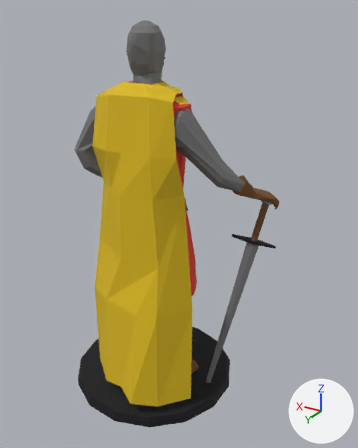
Two versions of the FBX model Unity Project/Assets/Models 3D/Characters/Lluria.FBX, one commit apart.
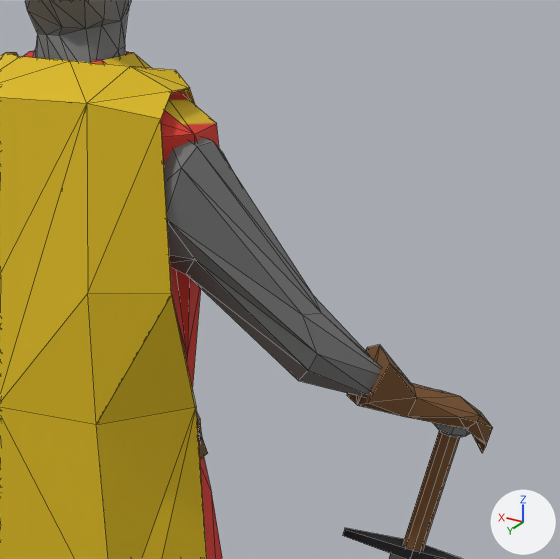
There are two pictures of each version: one whole from a 50 mm lens placed at (-0.619, 0.526, 0.576), pointed at (-0.285, -0.031, 0.297), one close up on the part from 34% to 84% of the width and 14% to 54% of the height. Arrows for +X, +Y and +Z are at lower right; the lights stay in place. The close-ups show mesh edges as thin lines. Where no turn or scale is listed for an object, it has been applied to the vertices. Vertices at the same position are counted once.

The older version as bpy lines, for what is in view:
```python
me_mesh = bpy.data.meshes.new('Mesh')
me_mesh.from_pydata(...)  # 1242 vertices, 1753 faces; spans x -0.179..0.124, y -0.125..0.125, z 0.0..0.536
me_mesh.materials.append(mat_cabolowire_225143087)  # picture img_lluria_jpg
ob_line001 = bpy.data.objects.new('Line001', me_mesh)
ob_line001.location = (-0.2421, -0.0223, 0.0297)
```
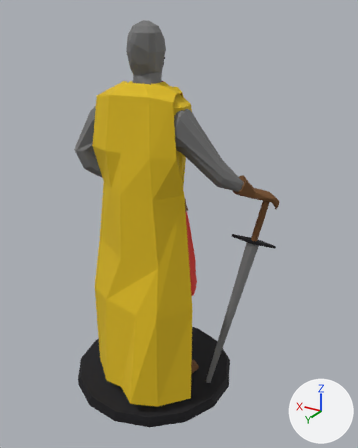
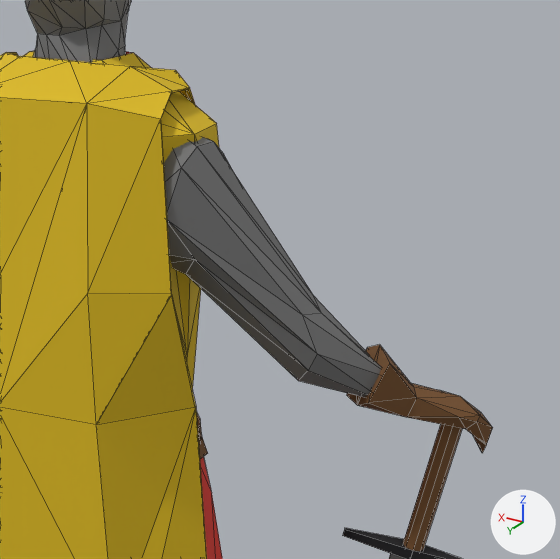
Boxes [x1, y1, x2, y2] around the edits, measured in the close-ups (560 x 559 px; the box of a moved part takes in the faces that stretch with it):
part 1 of me_mesh, moved or reshaped: [163, 137, 493, 551] in both
part 2 of me_mesh, surface changed (red to yellow): [21, 49, 219, 389] in both

Diff of the bpy script that builds the scene:
```diff
--- a/Unity Project/Assets/Models 3D/Characters/Lluria.FBX.py
+++ b/Unity Project/Assets/Models 3D/Characters/Lluria.FBX.py
@@ me_mesh @@
 # used by ob_line001; location = (-0.2421, -0.0223, 0.0297)
-me_mesh.from_pydata(...)  # 1242 vertices, 1753 faces; spans x -0.179..0.124, y -0.125..0.125, z 0.0..0.536
+me_mesh.from_pydata(...)  # 1226 vertices, 1729 faces; spans x -0.179..0.124, y -0.125..0.125, z 0.0..0.536
+# me_mesh part 1
+# 24 vertices are removed from x -0.171..-0.155, y -0.038..-0.022, z 0.314..0.323
+# 149 faces are deleted
+# 8 vertices are added at x -0.167..-0.159, y -0.035..-0.026, z 0.322..0.324
+# 125 new faces join them
+# me_mesh part 2: 1658 kept faces spanning x -0.179..0.124, y -0.125..0.125, z 0.0..0.536 get new texture (UV) coordinates
 me_mesh.materials.append(mat_cabolowire_225143087)
```
